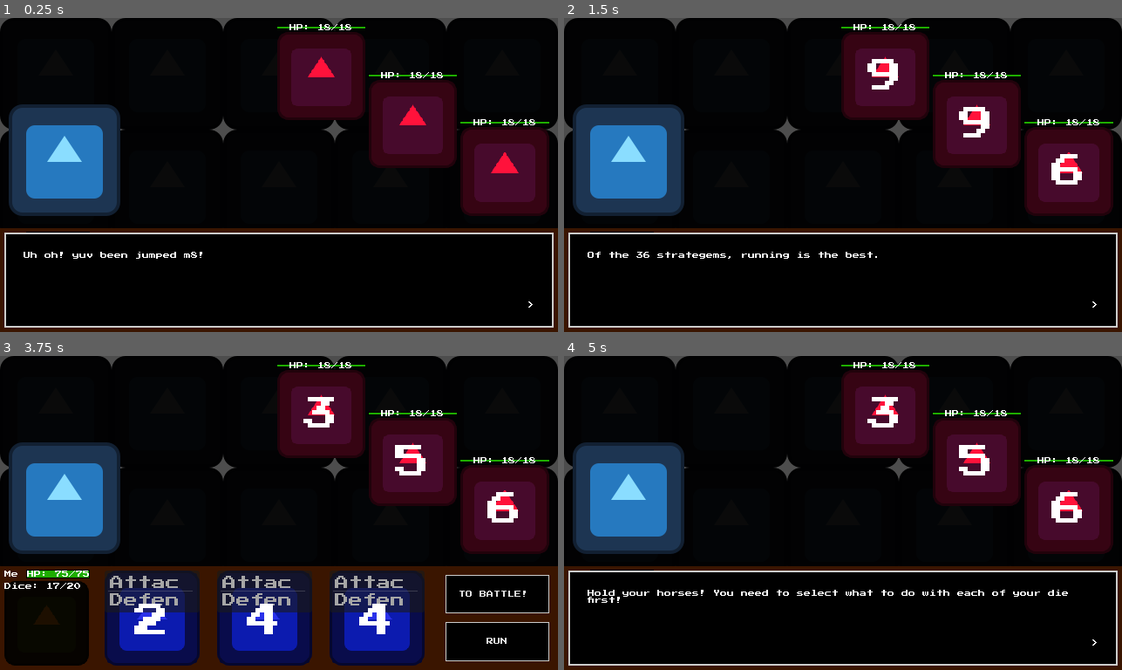
Above: before the commit, frames 1-4 (two rows, left to right).
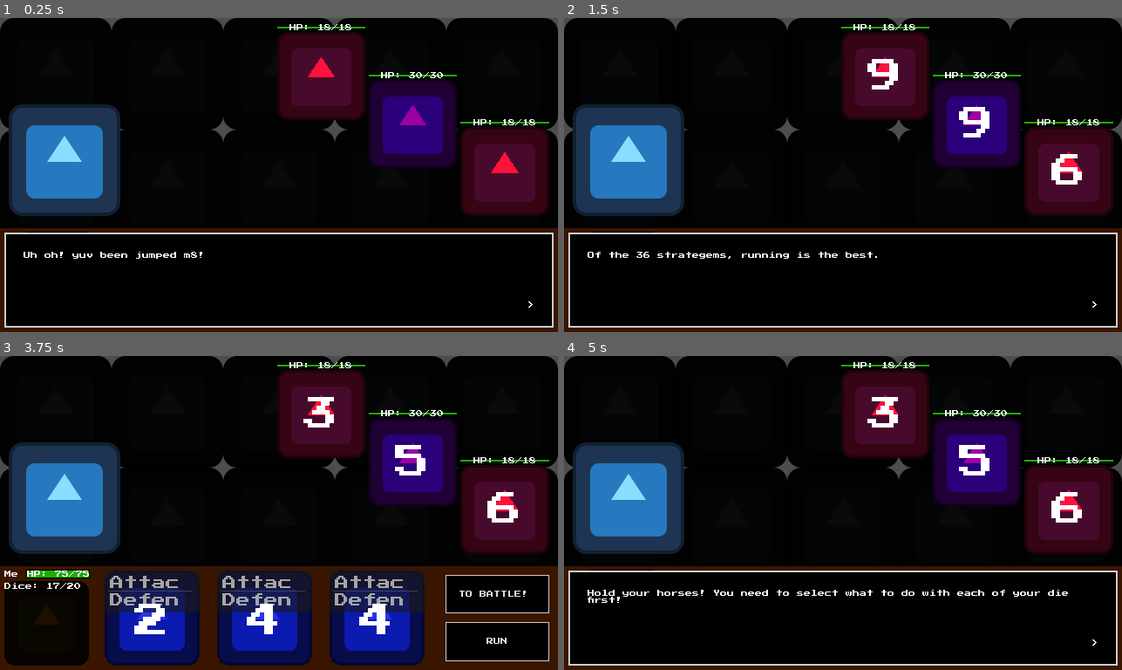
Above: after the commit, the same moments.

Repository: SadBonana/INTD450-Dice_Game
Game: Godot game, scene res://battle/battle.tscn
Same seed, same stepped clock (60 frames per second), same inputs: the game is played once before the commit and once after it. The engine's default icon, where the game draws it, is replaced by a stand-in: a white triangle on a blue panel in a dark square.
Inputs:
- Up to frame 1 (0.25 s): no input
- Up to frame 2 (1.5 s): click "TO BATTLE!" at 0.5 s; click "RUN" at 1.25 s
- Up to frame 3 (3.75 s): click "TO BATTLE!" at 2 s; click "Recover 15 Health" at 2.75 s; click "RUN" at 3.5 s
- Up to frame 4 (5 s): click "TO BATTLE!" at 4.25 s

The runs differ from the first frame. In frame 1, 3.9% of the frame differs, in the area x 66-82%, y 17-47%; in frame 2, 3.6%; in frame 3, 3.6%; in frame 4, 3.6%.

Commit message:
Enemy encounters

Diff:
--- a/battle/battle.gd
+++ b/battle/battle.gd
@@ -3,18 +3,31 @@
 
 extends Control
 
-# TODO: encounter resources and setting battle enemy resources using it
-
+signal textbox_closed
+signal damage_enemy_resolved
+signal target_selected(target)
+
+# File paths for scene changes and sub-scene instantiations.
 @export_file("*.tscn") var drawn_die_path
 @export_file("*.tscn") var campfire_path
 
 # Enemy
-@export var numEnemies = 3
-
-# TODO: Convert these to @onready var x = %y format
+# If given an EncounterTable, will randomly choose a BaseEncounter based on the difficulty setting.
+@export var encounter_res: BaseEncounter
+
+# TODO: Convert these to @onready var x = %y format.
+# Don't do this unless you plan on making encounter loading
+# better too, because making these @onready when they're being
+# referenced in _enter_tree() will cause a crash.
 @export var enemy1: BattleEnemy
 @export var enemy2: BattleEnemy
 @export var enemy3: BattleEnemy
+
+var enemies = []
+
+var player_dice_bag = []
+var player_used_dice = []
+var player_dice_hand = []
 
 # Textbox
 @onready var textbox_controller := %"Textbox Controller"
@@ -23,37 +36,33 @@
 @onready var player_status := %"Player Status"
 @onready var drawn_die_placeholder := %"Die Action Menu"
 @onready var drawn_die_container := %"Hand of Dice"
-
-
-signal textbox_closed
-signal damage_enemy_resolved
-signal target_selected(target)
-
-var enemies = []
-
-var player_dice_bag = []
-var player_used_dice = []
-var player_dice_hand = []
-
 @onready var action_menu := %"Player Action Menu"
 
 
-# Called when the node enters the scene tree for the first time.
-func _ready():
+func _enter_tree():
+	# Slight HACK: The better way is probably to load and instantiate the enemies
+	# similar to how it is done for the DrawnDie.
 	# Initilize enemy data and hide enemies that shouldn't show up in teh encounter
-	if numEnemies >= 1:
+	var enemy_resources = encounter_res.enemies
+	if enemy_resources.size() >= 1:
+		enemy3.res = enemy_resources[0]
 		enemies.append(enemy3)
-	if numEnemies >= 2:
+	if enemy_resources.size() >= 2:
+		enemy2.res = enemy_resources[1]
 		enemies.append(enemy2)
-	if numEnemies >= 3:
+	if enemy_resources.size() >= 3:
+		enemy1.res = enemy_resources[2]
 		enemies.append(enemy1)
-	match numEnemies:
+	match enemy_resources.size():
 		1:
 			enemy1.hide()
 			enemy2.hide()
 		2:
 			enemy1.hide()
 
+
+# Called when the node enters the scene tree for the first time.
+func _ready():
 	# Initialize player data and player UI
 	player_dice_bag = PlayerData.dice_bag.duplicate() # shallow copy
 	player_dice_bag.shuffle()
@@ -92,6 +101,8 @@
 
 
 func draw_dice():
+	# TODO: Invoke status effects on enemies and player
+
 	# Enemy draws their dice and displays their rolls first so the player has more info.
 	for enemy in enemies:
 		enemy.draw_dice(2, textbox_controller)
@@ -103,6 +114,8 @@
 
 	for i in range(3): # Hardcoded temp hand size of 3
 		# Whatever we decide to do when the player runs out of dice, it'll be here
+		# TODO: reshuffle the dice back into the deck, maybe make it take a turn
+		# to do. Also do this for the enemies.
 		if not player_dice_bag.size() > 0:
 			textbox_controller.load_dialogue_chain("player out of dice 1",
 					func (from_beat: DialogueBeat, destination_beat: String, from_choice: int):
--- a/battle/battle.tscn
+++ b/battle/battle.tscn
@@ -1,7 +1,8 @@
-[gd_scene load_steps=14 format=3 uid="uid://bvlkj1mhba582"]
+[gd_scene load_steps=15 format=3 uid="uid://bvlkj1mhba582"]
 
 [ext_resource type="Script" path="res://battle/battle.gd" id="1_5jfo4"]
 [ext_resource type="Texture2D" uid="uid://dg3xvakvhen5k" path="res://icon.svg" id="1_iltai"]
+[ext_resource type="Resource" uid="uid://bh8sa74vyv8n7" path="res://encounter resources/mid_game_encounters.tres" id="2_6ad1h"]
 [ext_resource type="Resource" uid="uid://dxvj75cw3wclu" path="res://enemy resources/HostileRedGodotLogo.tres" id="2_yokuy"]
 [ext_resource type="PackedScene" uid="uid://dlyb2lewb1n15" path="res://battle/battle_enemy.tscn" id="4_w871o"]
 [ext_resource type="PackedScene" uid="uid://4pckrotnlies" path="res://battle/drawn_die.tscn" id="5_co5hi"]
@@ -34,6 +35,7 @@
 script = ExtResource("1_5jfo4")
 drawn_die_path = "res://battle/drawn_die.tscn"
 campfire_path = "res://campfire/campfire.tscn"
+encounter_res = ExtResource("2_6ad1h")
 enemy1 = NodePath("VBoxContainer/MarginContainer/HBoxContainer/Battle Enemy")
 enemy2 = NodePath("VBoxContainer/MarginContainer/HBoxContainer/Battle Enemy2")
 enemy3 = NodePath("VBoxContainer/MarginContainer/HBoxContainer/Battle Enemy3")
--- /dev/null
+++ b/encounter resources/base_encounter.gd
@@ -0,0 +1,7 @@
+extends Resource
+class_name BaseEncounter
+
+@export var enemies: Array[BaseEnemy]: get = get_enemies
+
+func get_enemies():
+	return enemies
--- /dev/null
+++ b/encounter resources/early_game_encounters.tres
@@ -0,0 +1,15 @@
+[gd_resource type="Resource" script_class="EncounterTable" load_steps=7 format=3 uid="uid://cx30urpy5x70o"]
+
+[ext_resource type="Resource" uid="uid://cqhu2r0vajdnv" path="res://encounter resources/red_red.tres" id="1_17rko"]
+[ext_resource type="Resource" uid="uid://b2jgwkenv3yxu" path="res://encounter resources/red_red_red.tres" id="2_r50l0"]
+[ext_resource type="Resource" uid="uid://4byr5vo3bivx" path="res://encounter resources/red_purple.tres" id="3_g835e"]
+[ext_resource type="Resource" uid="uid://bis0oitkr4h6s" path="res://encounter resources/purple.tres" id="4_hupq6"]
+[ext_resource type="Resource" uid="uid://babyfibowwtv8" path="res://encounter resources/red.tres" id="5_l41lj"]
+[ext_resource type="Script" path="res://encounter resources/encounter_table.gd" id="6_l2lld"]
+
+[resource]
+script = ExtResource("6_l2lld")
+novice_encounters = Array[Resource("res://encounter resources/base_encounter.gd")]([ExtResource("5_l41lj"), ExtResource("1_17rko")])
+standard_encounters = Array[Resource("res://encounter resources/base_encounter.gd")]([ExtResource("5_l41lj"), ExtResource("1_17rko"), ExtResource("2_r50l0")])
+expert_encounters = Array[Resource("res://encounter resources/base_encounter.gd")]([ExtResource("1_17rko"), ExtResource("2_r50l0"), ExtResource("3_g835e"), ExtResource("4_hupq6")])
+enemies = Array[Resource("res://enemy resources/BaseEnemy.gd")]([])
--- /dev/null
+++ b/encounter resources/encounter_table.gd
@@ -0,0 +1,16 @@
+extends BaseEncounter
+class_name EncounterTable
+
+@export var novice_encounters: Array[BaseEncounter]
+@export var standard_encounters: Array[BaseEncounter]
+@export var expert_encounters: Array[BaseEncounter]
+
+
+func get_enemies():
+	match PlayerData.difficulty:
+		PlayerData.Difficulty.NOVICE:
+			return novice_encounters.pick_random().enemies
+		PlayerData.Difficulty.STANDARD:
+			return standard_encounters.pick_random().enemies
+		PlayerData.Difficulty.EXPERT:
+			return expert_encounters.pick_random().enemies
--- /dev/null
+++ b/encounter resources/late_game_encounters.tres
@@ -0,0 +1,16 @@
+[gd_resource type="Resource" script_class="EncounterTable" load_steps=8 format=3 uid="uid://cx5f6ubsrjg7s"]
+
+[ext_resource type="Resource" uid="uid://bo4qqbnvcfjeo" path="res://encounter resources/purple_red_purple.tres" id="1_w10dq"]
+[ext_resource type="Resource" uid="uid://bdjiqdt74tv37" path="res://encounter resources/purple_purple.tres" id="2_vvpmy"]
+[ext_resource type="Resource" uid="uid://5w5aahmcd3bf" path="res://encounter resources/purple_purple_purple.tres" id="3_bqoo0"]
+[ext_resource type="Resource" uid="uid://bis0oitkr4h6s" path="res://encounter resources/purple.tres" id="3_qjfyi"]
+[ext_resource type="Resource" uid="uid://4byr5vo3bivx" path="res://encounter resources/red_purple.tres" id="4_sjf46"]
+[ext_resource type="Resource" uid="uid://qgg4nn3isijv" path="res://encounter resources/red_purple_red.tres" id="5_vkcwc"]
+[ext_resource type="Script" path="res://encounter resources/encounter_table.gd" id="6_po6ws"]
+
+[resource]
+script = ExtResource("6_po6ws")
+novice_encounters = Array[Resource("res://encounter resources/base_encounter.gd")]([ExtResource("3_qjfyi"), ExtResource("4_sjf46"), ExtResource("5_vkcwc")])
+standard_encounters = Array[Resource("res://encounter resources/base_encounter.gd")]([ExtResource("5_vkcwc"), ExtResource("2_vvpmy"), ExtResource("1_w10dq")])
+expert_encounters = Array[Resource("res://encounter resources/base_encounter.gd")]([ExtResource("1_w10dq"), ExtResource("2_vvpmy"), ExtResource("3_bqoo0")])
+enemies = Array[Resource("res://enemy resources/BaseEnemy.gd")]([])
--- /dev/null
+++ b/encounter resources/mid_game_encounters.tres
@@ -0,0 +1,16 @@
+[gd_resource type="Resource" script_class="EncounterTable" load_steps=8 format=3 uid="uid://bh8sa74vyv8n7"]
+
+[ext_resource type="Resource" uid="uid://qgg4nn3isijv" path="res://encounter resources/red_purple_red.tres" id="1_vyuan"]
+[ext_resource type="Resource" uid="uid://bdjiqdt74tv37" path="res://encounter resources/purple_purple.tres" id="2_5wt0l"]
+[ext_resource type="Resource" uid="uid://cqhu2r0vajdnv" path="res://encounter resources/red_red.tres" id="3_oiopp"]
+[ext_resource type="Resource" uid="uid://b2jgwkenv3yxu" path="res://encounter resources/red_red_red.tres" id="4_insug"]
+[ext_resource type="Resource" uid="uid://bis0oitkr4h6s" path="res://encounter resources/purple.tres" id="5_y3h5f"]
+[ext_resource type="Script" path="res://encounter resources/encounter_table.gd" id="6_3yvef"]
+[ext_resource type="Resource" uid="uid://4byr5vo3bivx" path="res://encounter resources/red_purple.tres" id="7_gi01f"]
+
+[resource]
+script = ExtResource("6_3yvef")
+novice_encounters = Array[Resource("res://encounter resources/base_encounter.gd")]([ExtResource("3_oiopp"), ExtResource("4_insug"), ExtResource("5_y3h5f")])
+standard_encounters = Array[Resource("res://encounter resources/base_encounter.gd")]([ExtResource("4_insug"), ExtResource("7_gi01f"), ExtResource("1_vyuan")])
+expert_encounters = Array[Resource("res://encounter resources/base_encounter.gd")]([ExtResource("1_vyuan"), ExtResource("2_5wt0l")])
+enemies = Array[Resource("res://enemy resources/BaseEnemy.gd")]([])
--- /dev/null
+++ b/encounter resources/purple.tres
@@ -0,0 +1,8 @@
+[gd_resource type="Resource" script_class="BaseEncounter" load_steps=3 format=3 uid="uid://bis0oitkr4h6s"]
+
+[ext_resource type="Resource" uid="uid://bwqrtqlv7t7ln" path="res://enemy resources/ElitePurpleGodotLogo.tres" id="1_i5sd7"]
+[ext_resource type="Script" path="res://encounter resources/base_encounter.gd" id="2_45rwr"]
+
+[resource]
+script = ExtResource("2_45rwr")
+enemies = Array[Resource("res://enemy resources/BaseEnemy.gd")]([ExtResource("1_i5sd7")])
--- /dev/null
+++ b/encounter resources/purple_purple.tres
@@ -0,0 +1,8 @@
+[gd_resource type="Resource" script_class="BaseEncounter" load_steps=3 format=3 uid="uid://bdjiqdt74tv37"]
+
+[ext_resource type="Resource" uid="uid://bwqrtqlv7t7ln" path="res://enemy resources/ElitePurpleGodotLogo.tres" id="1_73uvf"]
+[ext_resource type="Script" path="res://encounter resources/base_encounter.gd" id="2_f0xbt"]
+
+[resource]
+script = ExtResource("2_f0xbt")
+enemies = Array[Resource("res://enemy resources/BaseEnemy.gd")]([ExtResource("1_73uvf"), ExtResource("1_73uvf")])
--- /dev/null
+++ b/encounter resources/purple_purple_purple.tres
@@ -0,0 +1,8 @@
+[gd_resource type="Resource" script_class="BaseEncounter" load_steps=3 format=3 uid="uid://5w5aahmcd3bf"]
+
+[ext_resource type="Resource" uid="uid://bwqrtqlv7t7ln" path="res://enemy resources/ElitePurpleGodotLogo.tres" id="1_5hnwt"]
+[ext_resource type="Script" path="res://encounter resources/base_encounter.gd" id="2_4tuxe"]
+
+[resource]
+script = ExtResource("2_4tuxe")
+enemies = Array[Resource("res://enemy resources/BaseEnemy.gd")]([ExtResource("1_5hnwt"), ExtResource("1_5hnwt"), ExtResource("1_5hnwt")])
--- /dev/null
+++ b/encounter resources/purple_red_purple.tres
@@ -0,0 +1,9 @@
+[gd_resource type="Resource" script_class="BaseEncounter" load_steps=4 format=3 uid="uid://bo4qqbnvcfjeo"]
+
+[ext_resource type="Resource" uid="uid://bwqrtqlv7t7ln" path="res://enemy resources/ElitePurpleGodotLogo.tres" id="1_7xhs7"]
+[ext_resource type="Resource" uid="uid://dxvj75cw3wclu" path="res://enemy resources/HostileRedGodotLogo.tres" id="2_pnkov"]
+[ext_resource type="Script" path="res://encounter resources/base_encounter.gd" id="3_c2gmk"]
+
+[resource]
+script = ExtResource("3_c2gmk")
+enemies = Array[Resource("res://enemy resources/BaseEnemy.gd")]([ExtResource("1_7xhs7"), ExtResource("2_pnkov"), ExtResource("1_7xhs7")])
--- /dev/null
+++ b/encounter resources/red.tres
@@ -0,0 +1,8 @@
+[gd_resource type="Resource" script_class="BaseEncounter" load_steps=3 format=3 uid="uid://babyfibowwtv8"]
+
+[ext_resource type="Resource" uid="uid://dxvj75cw3wclu" path="res://enemy resources/HostileRedGodotLogo.tres" id="1_j04qp"]
+[ext_resource type="Script" path="res://encounter resources/base_encounter.gd" id="2_wll6r"]
+
+[resource]
+script = ExtResource("2_wll6r")
+enemies = Array[Resource("res://enemy resources/BaseEnemy.gd")]([ExtResource("1_j04qp")])
--- /dev/null
+++ b/encounter resources/red_purple.tres
@@ -0,0 +1,9 @@
+[gd_resource type="Resource" script_class="BaseEncounter" load_steps=4 format=3 uid="uid://4byr5vo3bivx"]
+
+[ext_resource type="Resource" uid="uid://dxvj75cw3wclu" path="res://enemy resources/HostileRedGodotLogo.tres" id="1_4alcu"]
+[ext_resource type="Resource" uid="uid://bwqrtqlv7t7ln" path="res://enemy resources/ElitePurpleGodotLogo.tres" id="2_nhksl"]
+[ext_resource type="Script" path="res://encounter resources/base_encounter.gd" id="3_uxc3o"]
+
+[resource]
+script = ExtResource("3_uxc3o")
+enemies = Array[Resource("res://enemy resources/BaseEnemy.gd")]([ExtResource("1_4alcu"), ExtResource("2_nhksl")])
--- /dev/null
+++ b/encounter resources/red_purple_red.tres
@@ -0,0 +1,9 @@
+[gd_resource type="Resource" script_class="BaseEncounter" load_steps=4 format=3 uid="uid://qgg4nn3isijv"]
+
+[ext_resource type="Resource" uid="uid://dxvj75cw3wclu" path="res://enemy resources/HostileRedGodotLogo.tres" id="1_ibgfb"]
+[ext_resource type="Resource" uid="uid://bwqrtqlv7t7ln" path="res://enemy resources/ElitePurpleGodotLogo.tres" id="2_vxm0p"]
+[ext_resource type="Script" path="res://encounter resources/base_encounter.gd" id="3_cec4j"]
+
+[resource]
+script = ExtResource("3_cec4j")
+enemies = Array[Resource("res://enemy resources/BaseEnemy.gd")]([ExtResource("1_ibgfb"), ExtResource("2_vxm0p"), ExtResource("1_ibgfb")])
--- /dev/null
+++ b/encounter resources/red_red.tres
@@ -0,0 +1,8 @@
+[gd_resource type="Resource" script_class="BaseEncounter" load_steps=3 format=3 uid="uid://cqhu2r0vajdnv"]
+
+[ext_resource type="Resource" uid="uid://dxvj75cw3wclu" path="res://enemy resources/HostileRedGodotLogo.tres" id="1_vo2w8"]
+[ext_resource type="Script" path="res://encounter resources/base_encounter.gd" id="2_6s45i"]
+
+[resource]
+script = ExtResource("2_6s45i")
+enemies = Array[Resource("res://enemy resources/BaseEnemy.gd")]([ExtResource("1_vo2w8"), ExtResource("1_vo2w8")])
--- /dev/null
+++ b/encounter resources/red_red_red.tres
@@ -0,0 +1,8 @@
+[gd_resource type="Resource" script_class="BaseEncounter" load_steps=3 format=3 uid="uid://b2jgwkenv3yxu"]
+
+[ext_resource type="Resource" uid="uid://dxvj75cw3wclu" path="res://enemy resources/HostileRedGodotLogo.tres" id="1_6hvik"]
+[ext_resource type="Script" path="res://encounter resources/base_encounter.gd" id="2_6wvc3"]
+
+[resource]
+script = ExtResource("2_6wvc3")
+enemies = Array[Resource("res://enemy resources/BaseEnemy.gd")]([ExtResource("1_6hvik"), ExtResource("1_6hvik"), ExtResource("1_6hvik")])
--- a/enemy resources/BaseEnemy.gd
+++ b/enemy resources/BaseEnemy.gd
@@ -1,4 +1,4 @@
-extends Resource
+class_name BaseEnemy extends Resource
 
 @export var name: String = "Enemy"	# NOTE: Could be confused with the godot built in name property, consider renaming.
 @export var texture: Texture = null
--- /dev/null
+++ b/enemy resources/ElitePurpleGodotLogo.tres
@@ -0,0 +1,12 @@
+[gd_resource type="Resource" script_class="BaseEnemy" load_steps=3 format=3 uid="uid://bwqrtqlv7t7ln"]
+
+[ext_resource type="Script" path="res://enemy resources/BaseEnemy.gd" id="1_g4nds"]
+[ext_resource type="Texture2D" uid="uid://dg3xvakvhen5k" path="res://icon.svg" id="2_x3d36"]
+
+[resource]
+script = ExtResource("1_g4nds")
+name = "Elite Purple Godot Logo"
+texture = ExtResource("2_x3d36")
+health = 30
+sprite_color = Color(0.611765, 0, 0.643137, 1)
+dice_caps = [4, 4, 4, 4, 4, 6, 6, 8, 4, 4]
--- a/global scripts/player_data.gd
+++ b/global scripts/player_data.gd
@@ -1,6 +1,8 @@
 # Represents only the data, and not any ui or whatever. We can use this class as
 # a resource in a player scene to inlude ui and sprite and stuff.
 class_name PlayerData extends Node
+
+enum Difficulty {NOVICE, STANDARD, EXPERT}
 
 # Use signals to notify the UI when the player's health changes
 # Dunno if this is the best way to make sure health bars get updated,
@@ -17,6 +19,7 @@
 		return _instance._hp_max_changed
 	# set: # raise an error, prolly unnecessary
 
+static var difficulty := Difficulty.STANDARD
 
 static var hp = 75:
 	set (value):
